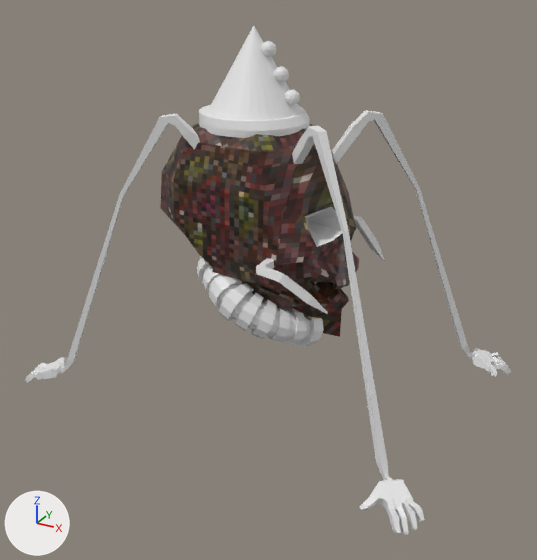
An edit to the FBX model Hayes_Ethan_collab/Assets/Models/Enemies/Spider/spider.fbx, drawn before and after from the same camera.
Rendered twice from a 50 mm camera at (45.2, -73.3, 49.7) aimed at (4.9, 0.1, 13.0). Lighting does not change. The marker at lower left points along +X, +Y and +Z. Where no turn or scale is listed for an object, it has been applied to the vertices. Vertices at the same position are counted once.
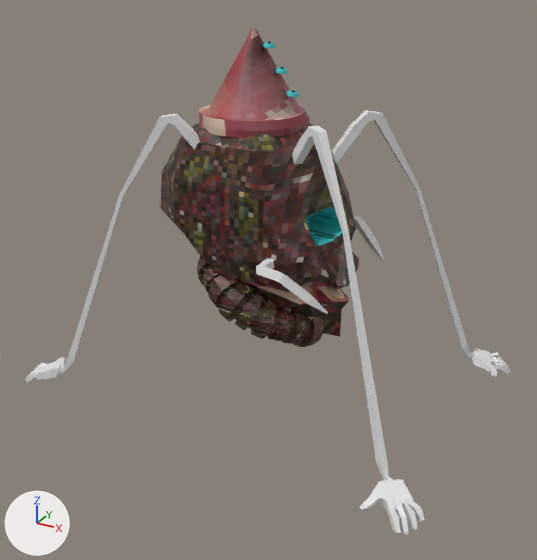
Where the change shows, as pixel boxes [x1, y1, x2, y2] in the pictures (537 x 560 px):
'Cone', recoloured, surface changed
    both: [181, 26, 349, 347]
part 1 of me_cone, recoloured (white to cyan)
    before: [261, 41, 300, 106]
    after: [261, 41, 299, 97]
part 2 of me_cone, surface changed
    both: [197, 26, 385, 347]

What the commit changed:
Picture 'Eyeballs.png' (img_eyeballs_png) is new.
Picture 'collar.png' (img_collar_png) is new.
Picture 'cone.png' (img_cone_png) is new.
Material 'Eyeball' (mat_eyeball) is new.
Its texture is img_eyeballs_png (with its transparency).
Material 'Collar' (mat_collar) is new.
Its texture is img_collar_png (with its transparency).
Material 'hat' (mat_hat) is new.
Its texture is img_cone_png (with its transparency).
me_cone has 2681 vertices, 2756 faces and spans x -21.7..33.3, y -18.1..28.6, z -39.6..4.2.
me_cone is used by ob_cone; location (-0.9, -1.1, 38.5).
me_cone part 1: 240 of the faces centred in x 5.0..9.5, y 0.4..1.9, z -3.9..2.5 switch from mat_blank (white #e7e7e7) to mat_eyeball (picture img_eyeballs_png).
me_cone part 2: texture (UV) coordinates of 1345 of 2756 faces, centred in x -2.5..17.6, y -9.6..11.3, z -31.5..-3.1, changed; they spanned u 0.0..1.0, v 0.0..1.0 and now span u 0.0..1.0, v 0.0..0.99.
me_cone now uses material mat_hat (picture img_cone_png).
me_cone now uses material mat_collar (picture img_collar_png).
